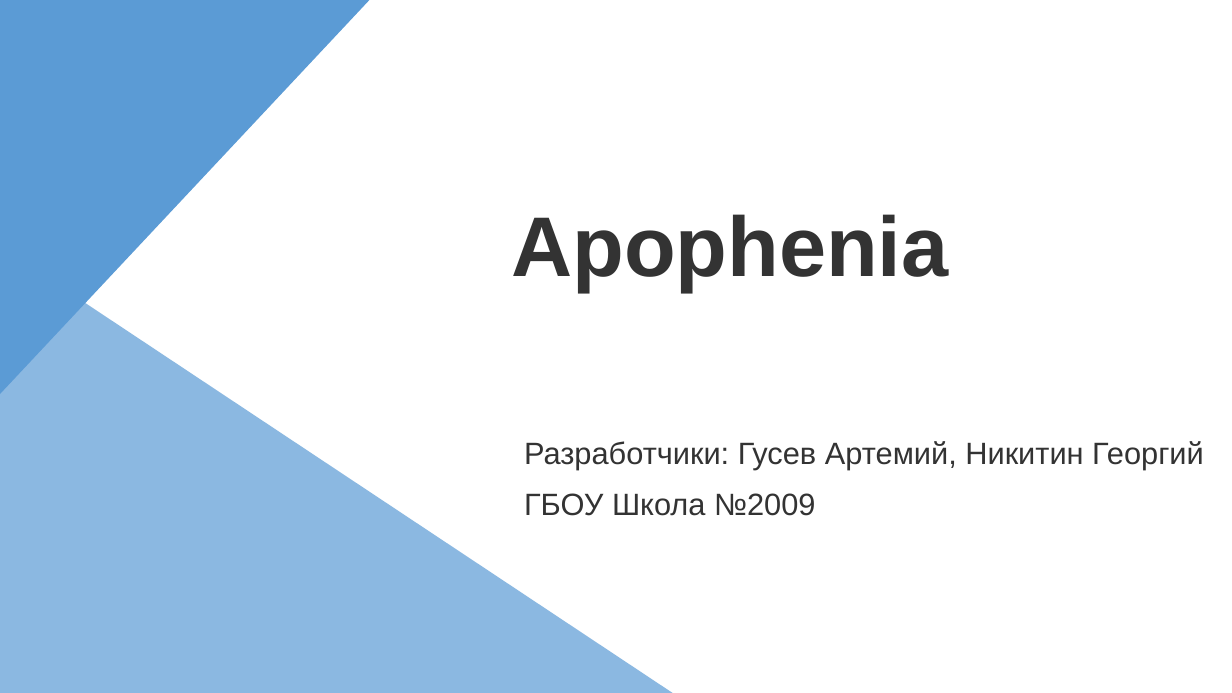
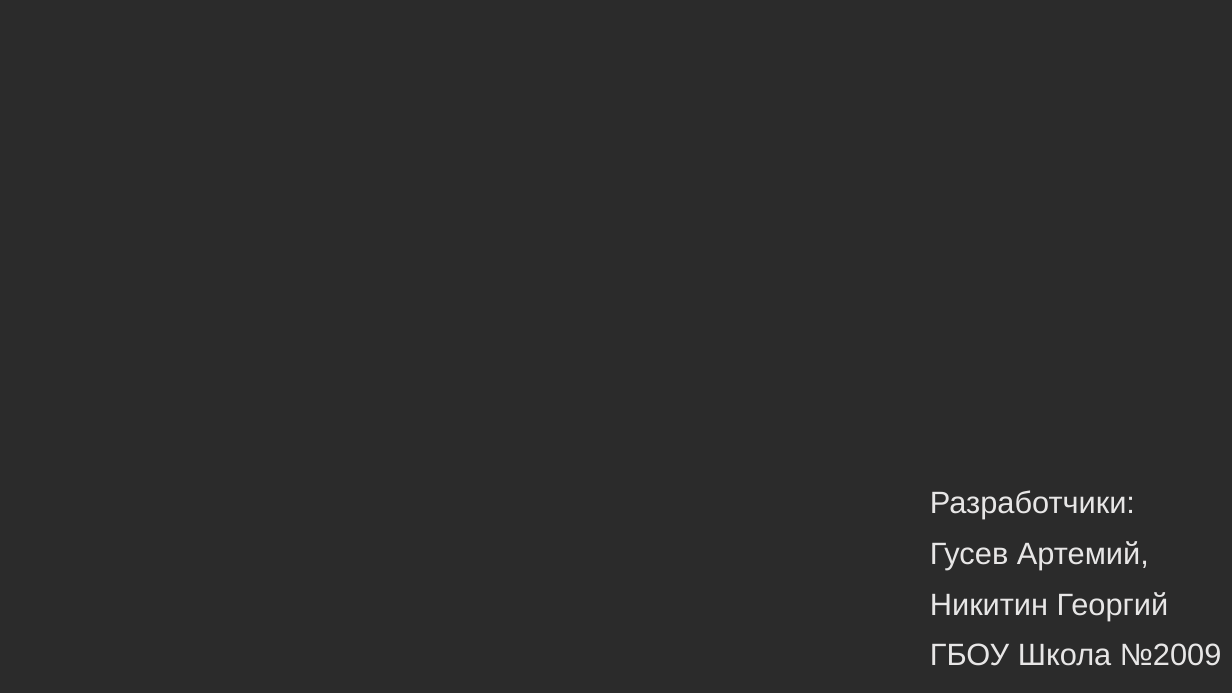
Before and after one commit to lllDezonlll/Project_Apophenia, a slide deck: slide 1 of Apoophenia.pptx. Drawn at 1232x693 pixels with LibreOffice and Linux fonts; fonts in the diff are those of the drawing; background and template pictures are left out; a plain dark background stands for a picture behind light text. Boxes give left, top, right and bottom in pixels: in the first picture for what was removed or moved away, otherwise in the second. Text is boxed around its words. In the diff, an @@ line names an element or a change of style, - is before the commit and + after.

```diff
--- a/Apoophenia.pptx
+++ b/Apoophenia.pptx
@@ background #FFFFFF to picture (left out) @@
@@ freeform shape removed at [0, 0, 370, 394] @@
@@ text removed at [511, 214, 948, 292] @@
-Apophenia
@@ freeform shape removed at [0, 246, 673, 692] @@
@@ text "Разработчики:": place and size @@
-text "Разработчики:" at [524, 441, 1204, 516]
+text "Разработчики:" at [930, 490, 1222, 666]
@@ text at [930, 490, 1169, 620]: text changed; text colour #333333 to #E7E6E6 @@
-Разработчики: Гусев Артемий, Никитин Георгий
+Разработчики:
+Гусев Артемий,
+Никитин Георгий
@@ text at [930, 643, 1222, 666]: text colour #333333 to #E7E6E6 in "ГБОУ Школа №2009" @@
```
Also in this commit, not shown: 3 other slides changed, 1 slide added, 1 other file.
